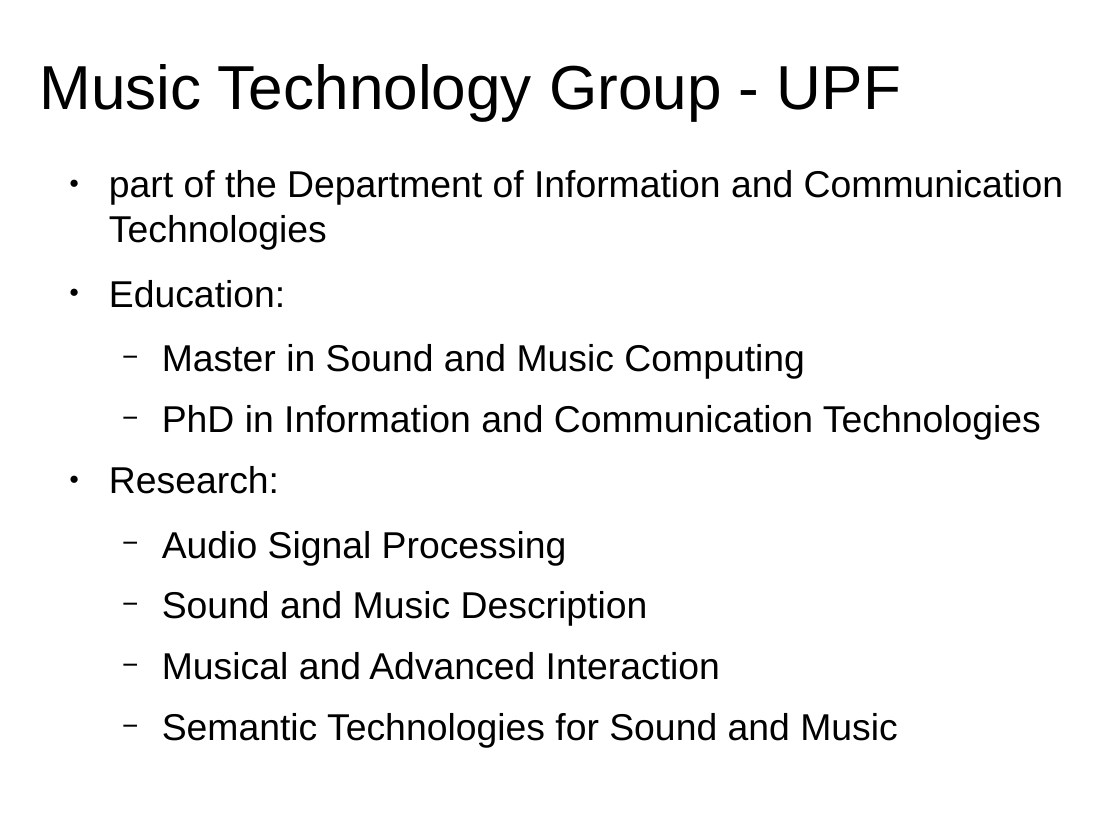
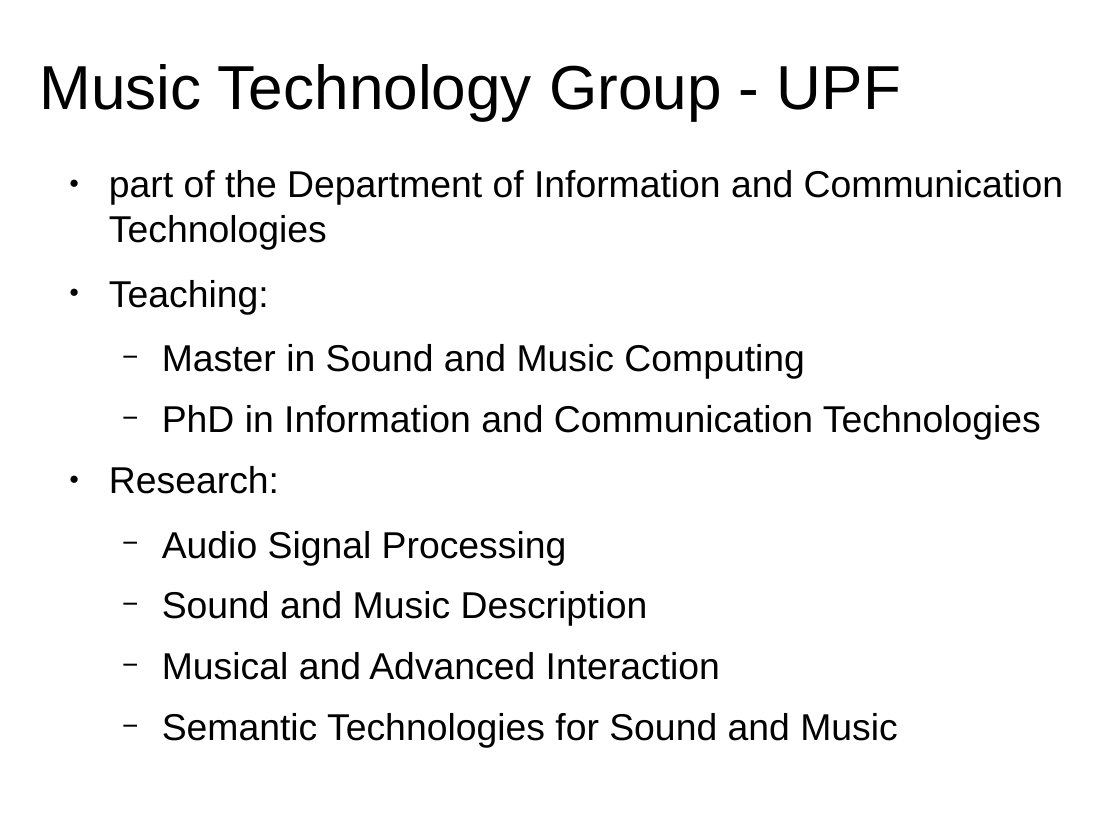
Before and after one commit to MTG/sms-tools, a slide deck: slide 3 of lectures/10-Final-remarks/10T3-MTG-UPF.odp. Drawn at 1120x840 pixels with LibreOffice and Linux fonts; fonts in the diff are those of the drawing. Boxes give left, top, right and bottom in pixels: in the first picture for what was removed or moved away, otherwise in the second. Text is boxed around its words. In the diff, an @@ line names an element or a change of style, - is before the commit and + after.

Commit message:
small changes to slides
formatting changed and some text changes

```diff
--- a/lectures/10-Final-remarks/10T3-MTG-UPF.odp
+++ b/lectures/10-Final-remarks/10T3-MTG-UPF.odp
@@ text at (109, 280, 269, 314): text changed @@
-● Education:
+● Teaching:
```
Also in this commit, not shown: 3 other slides changed, 16 other files.
